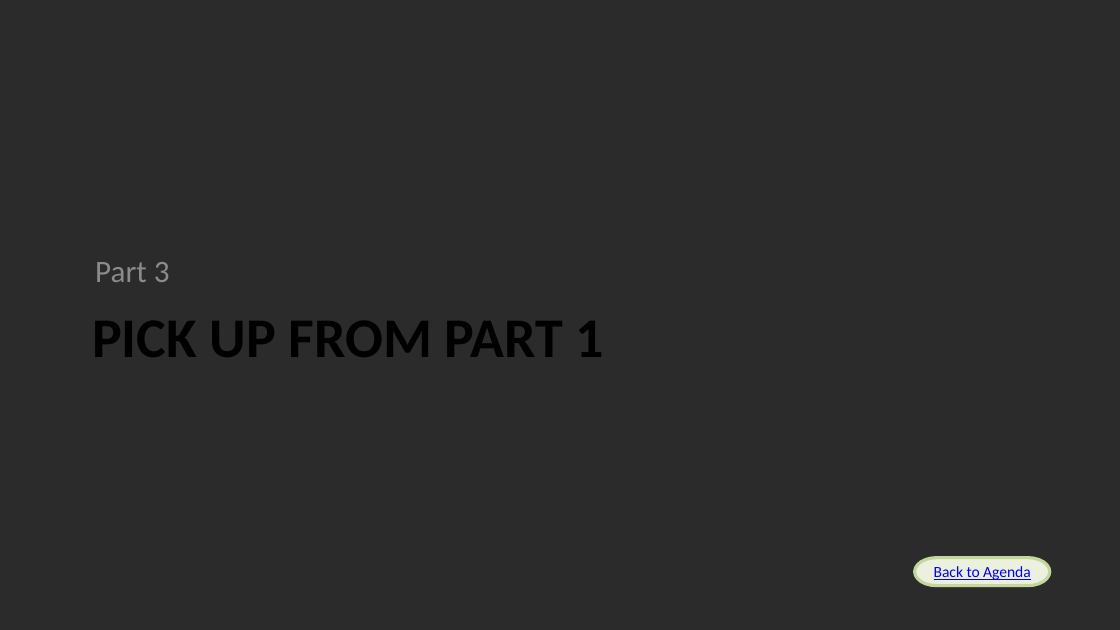
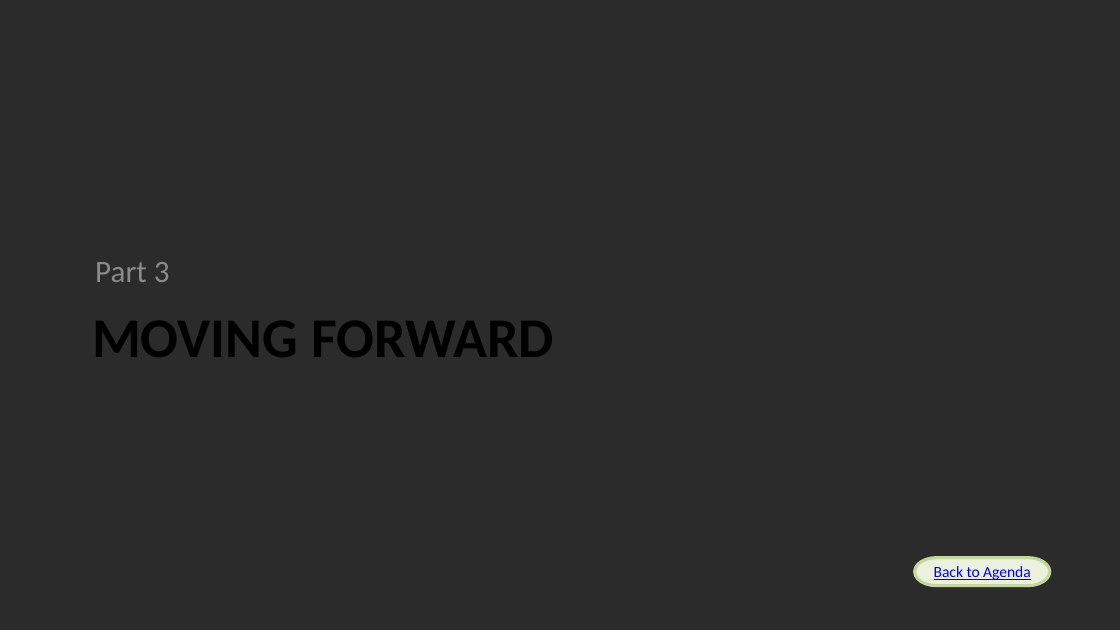
Before and after one commit to Alan-Lomax/MERG-SIG-Presentations, a slide deck: slide 12 of Introduction to Class Programming Part 2.pptx. Drawn at 1120x630 pixels with LibreOffice and Linux fonts; fonts in the diff are those of the drawing; background and template pictures are left out; a plain dark background stands for a picture behind light text. Boxes give left, top, right and bottom in pixels: in the first picture for what was removed or moved away, otherwise in the second. Text is boxed around its words. In the diff, an @@ line names an element or a change of style, - is before the commit and + after.

```diff
--- a/Introduction to Class Programming Part 2.pptx
+++ b/Introduction to Class Programming Part 2.pptx
@@ title at [92, 321, 554, 357]: text changed @@
-PICK UP FROM PART 1
+MOVING FORWARD
```
Also in this commit, not shown: 10 other slides changed, 1 slide added, 1 slide removed.
